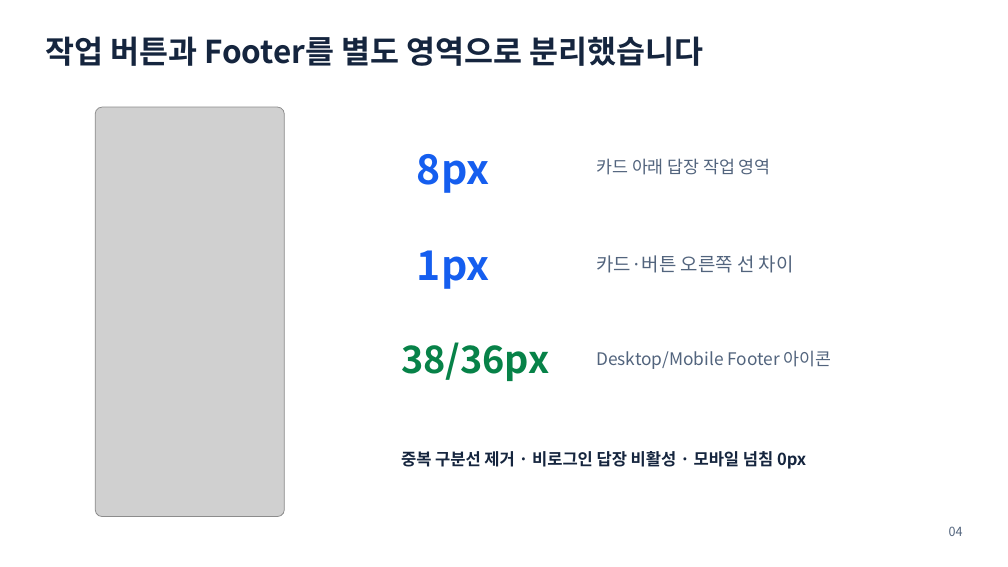
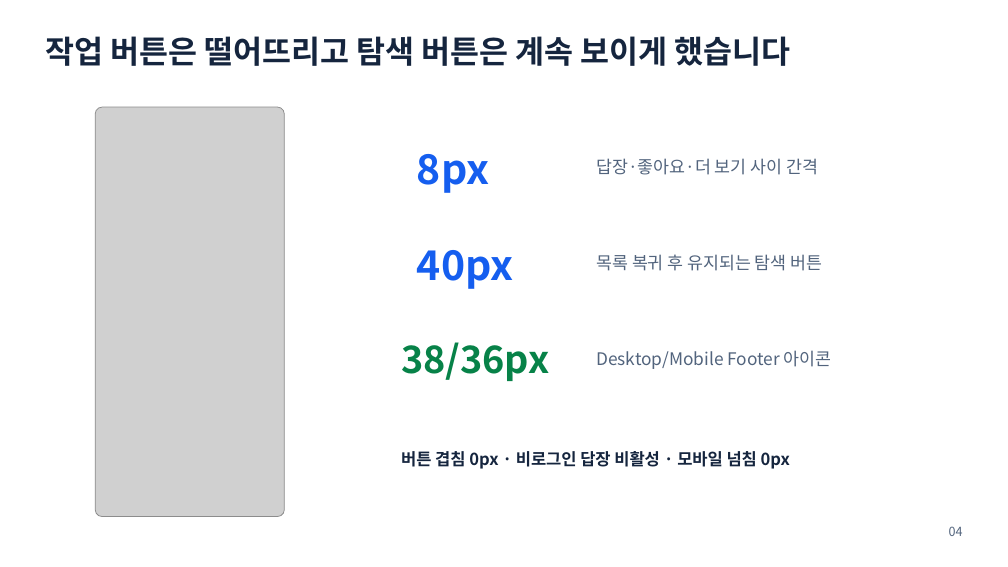
Before and after one commit to ablecloud-team/ablestack-techflow, a slide deck: slide 4 of output/presentation/techflow-community-ui-modernization.pptx. Drawn at 1008x567 pixels with LibreOffice and Linux fonts; fonts in the diff are those of the drawing; grey boxes stand for pictures. Boxes give left, top, right and bottom in pixels: in the first picture for what was removed or moved away, otherwise in the second. Text is boxed around its words. In the diff, an @@ line names an element or a change of style, - is before the commit and + after.

Commit message:
Community 탐색 및 작업 버튼 UX 보완

```diff
--- a/output/presentation/techflow-community-ui-modernization.pptx
+++ b/output/presentation/techflow-community-ui-modernization.pptx
@@ text at [45, 36, 790, 66]: text changed @@
-작업 버튼과 Footer를 별도 영역으로 분리했습니다
+작업 버튼은 떨어뜨리고 탐색 버튼은 계속 보이게 했습니다
@@ text at [596, 158, 818, 175]: text changed @@
-카드 아래 답장 작업 영역
+답장·좋아요·더 보기 사이 간격
@@ text at [417, 250, 514, 289]: text changed @@
-1px
+40px
@@ text at [596, 254, 822, 271]: text changed; size 18 to 16.5 pt @@
-카드·버튼 오른쪽 선 차이
+목록 복귀 후 유지되는 탐색 버튼
@@ text at [401, 451, 790, 469]: text changed @@
-중복 구분선 제거 · 비로그인 답장 비활성 · 모바일 넘침 0px
+버튼 겹침 0px · 비로그인 답장 비활성 · 모바일 넘침 0px
```
Also in this commit, not shown: 13 other files.
